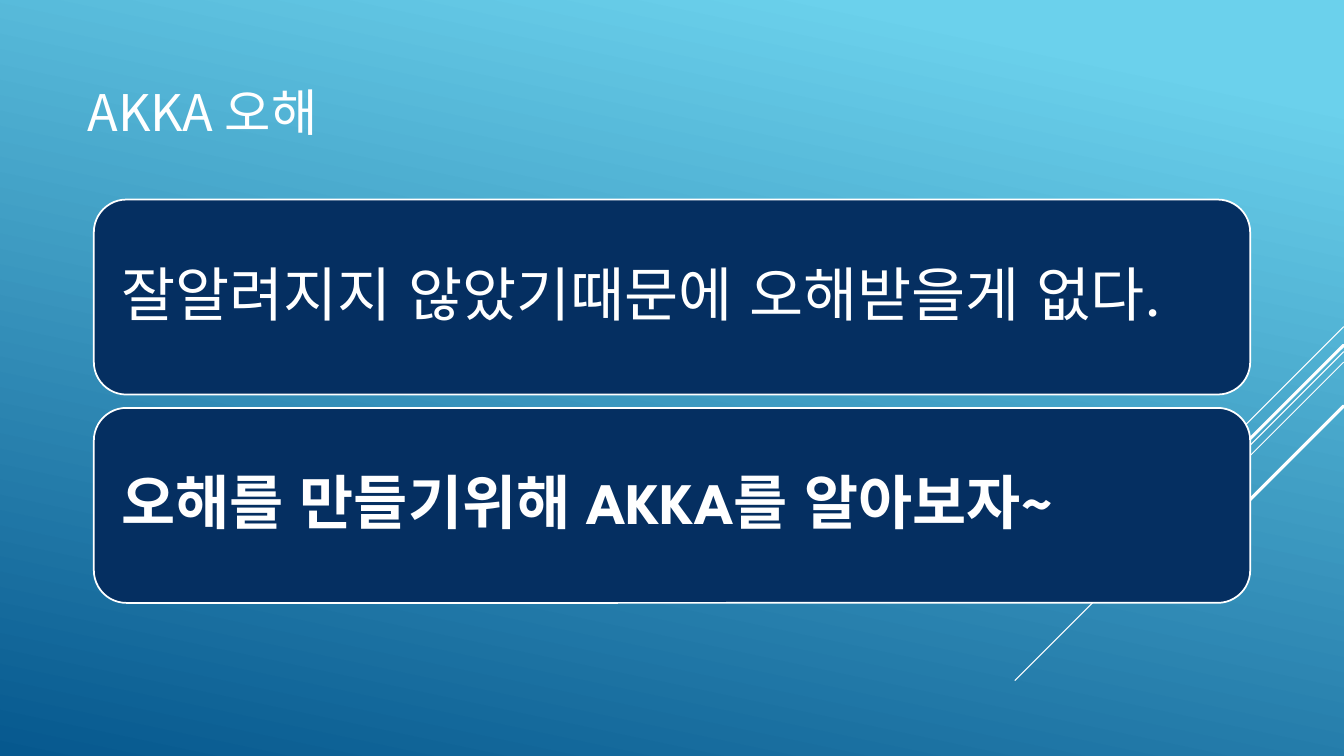
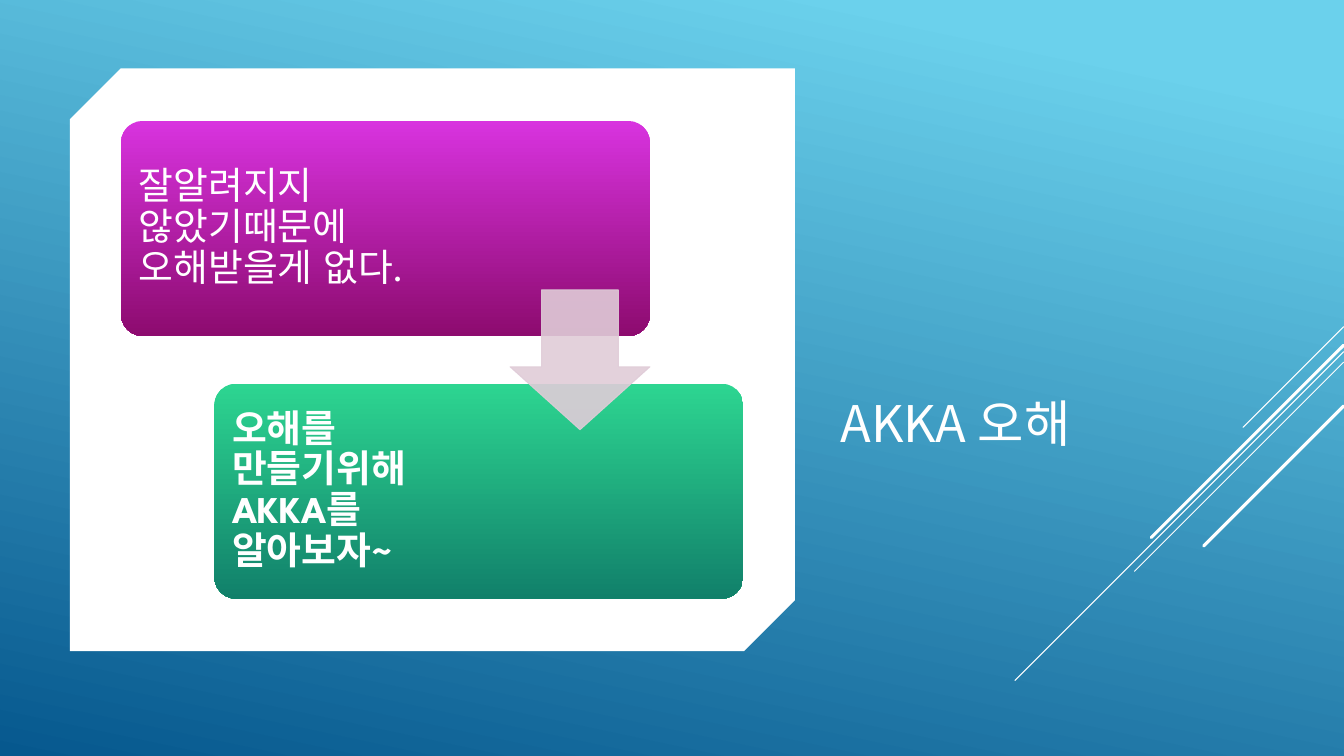
Before and after one commit to psmon/AkkaForNetCore, a slide deck: slide 7 of Doc/AKKA Introduce.pptx. Drawn at 1344x756 pixels with LibreOffice and Linux fonts; fonts in the diff are those of the drawing. Boxes give left, top, right and bottom in pixels: in the first picture for what was removed or moved away, otherwise in the second. Text is boxed around its words. In the diff, an @@ line names an element or a change of style, - is before the commit and + after.

```diff
--- a/Doc/AKKA Introduce.pptx
+++ b/Doc/AKKA Introduce.pptx
@@ background gradient #6ED2EB to #06588E to #FFFFFF @@
@@ rectangle added at [0,0,1344,756], fill gradient #6ED2EB to #06588E @@
@@ snip diag rect added at [70,69,795,651], fill #FFFFFF @@
@@ title "AKKA 오해": place and size @@
-title "AKKA 오해" at [88,89,318,135]
+title "AKKA 오해" at [840,400,1071,446]
@@ title "AKKA 오해" at [840,400,1071,446]: vertical alignment middle to bottom @@
@@ rounded rectangle added at [121,121,649,336], fill gradient #D835DF to #8D0C6F @@
@@ text "잘알려지지 않았기때문에 오해받을게 없다." at [139,167,404,284]: size 42 to 27 pt; less space between paragraphs @@
@@ text "잘알려지지 않았기때문에 오해받을게 없다.": place and size @@
-text "잘알려지지 않았기때문에 오해받을게 없다." at [121,267,1162,321]
+text "잘알려지지 않았기때문에 오해받을게 없다." at [139,167,404,284]
@@ rounded rectangle removed at [94,200,1250,394] @@
@@ down arrow added at [510,290,650,431], fill #E1CCD8 at 90% opacity, outline #E1CCD8 0.75 pt @@
@@ line (1344, 327) - (1243, 427): stroke #FFFFFF 0.75 pt to #000000 0.75 pt @@
@@ line (1344, 352) - (1015, 681): stroke #FFFFFF 0.75 pt to #000000 0.75 pt @@
@@ line (1344, 345) - (1151, 537): stroke #FFFFFF 2.25 pt to #000000 2.25 pt @@
@@ rounded rectangle added at [215,384,743,599], fill gradient #2ED592 to #11806A @@
@@ line (1344, 362) - (1134, 572): stroke #FFFFFF 0.75 pt to #000000 0.75 pt @@
@@ rounded rectangle removed at [94,408,1250,603] @@
@@ text "오해를 만들기위해 AKKA를 알아보자~": place and size @@
-text "오해를 만들기위해 AKKA를 알아보자~" at [121,474,1055,530]
+text "오해를 만들기위해 AKKA를 알아보자~" at [232,410,406,568]
@@ text "오해를 만들기위해 AKKA를 알아보자~" at [232,410,406,568]: size 42 to 27 pt; less space between paragraphs @@
@@ line (1344, 406) - (1204, 546): stroke #FFFFFF 2.25 pt to #000000 2.25 pt @@
@@ group added at [1015,327,1344,681]: 5 lines @@
```
Also in this commit, not shown: 18 other slides changed, 1 slide added, 1 other file.
